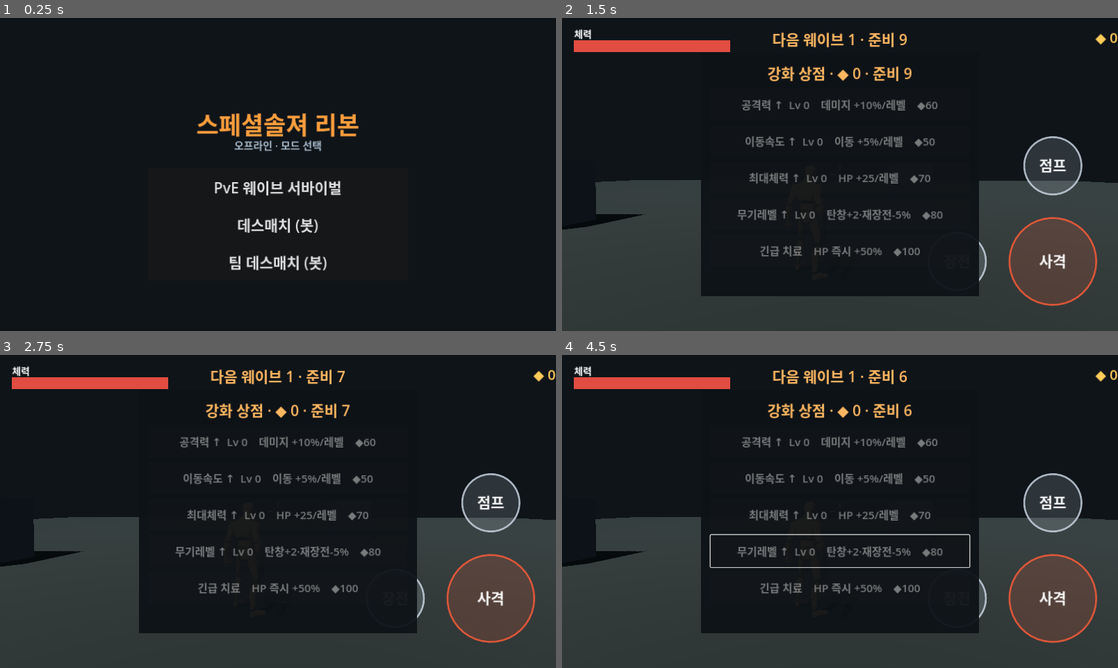
Above: before the commit, frames 1-4 (two rows, left to right).
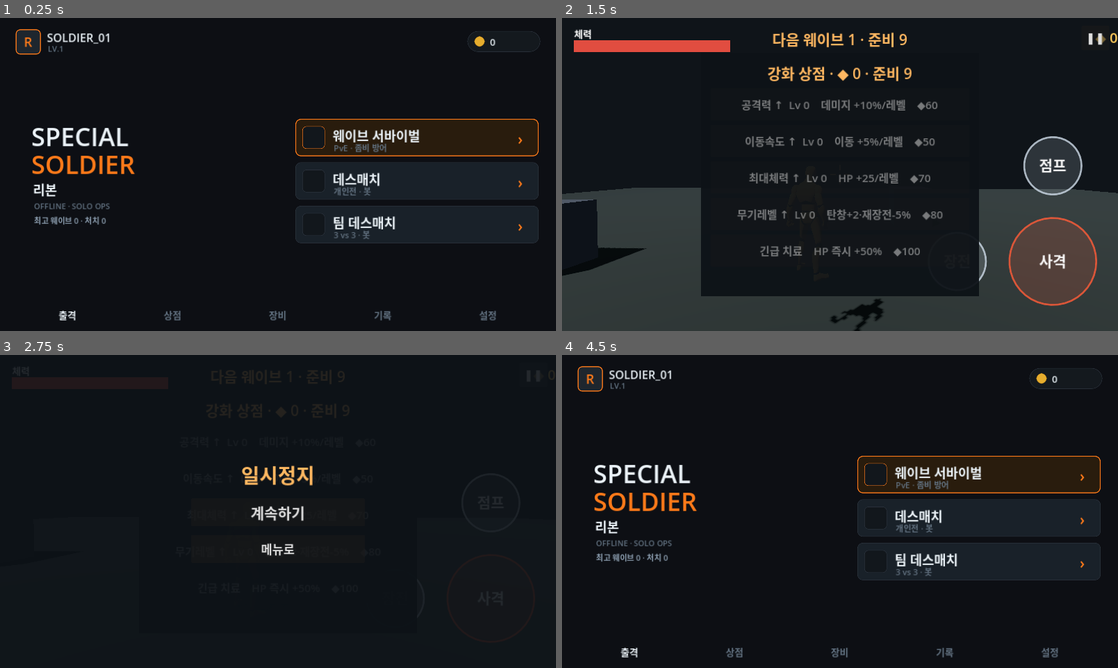
Above: after the commit, the same moments.

Repository: jjongjjongs/Reborn
Game: Godot game, scene res://Menu.tscn
The game is run twice, just before and just after one commit, with the same random seed, the same clock (stepped at 60 frames per second) and the same inputs.
Inputs (mouse positions are in pixels of both pictures, inside the frame that each line leads up to):
- Up to frame 1 (0.25 s): no input
- Up to frame 2 (1.5 s): click (840, 187) at 0.5 s, where only the run before the commit has a clickable "PvE 웨이브 서바이벌"; click (979, 136) at 1.27 s
- Up to frame 3 (2.75 s): click (533, 373) at 2 s, where only the run after the commit has a clickable "❚❚"
- Up to frame 4 (4.5 s): click (840, 511) at 2.75 s, where only the run after the commit has a clickable "계속하기"; click (1095, 373) at 3.5 s, where only the run after the commit has a clickable "❚❚"; click (840, 549) at 4.25 s, where only the run after the commit has a clickable "메뉴로"

The runs differ from the first frame. In frame 1, 11% of the frame differs, in the area x 2-98%, y 3-97%; in frame 2, 3.0%; in frame 3, 35%; in frame 4, 40%, in the area x 0-100%, y 3-100%.

Commit message:
feat: 첫 화면 A 레이아웃 + 일시정지 + 총 자세 수정 (v20)
- menu.gd: 시안 A 적용 — 상단 플레이어 카드/골드(자리), 좌측 로고, 우측 모드
  스택(서바이벌/데스매치/팀전), 하단 탭(출격/상점/장비/기록/설정). 최고 기록 표시.
- pause.gd (autoload Pause): 전 모드 공용 일시정지 버튼 + 계속/메뉴 오버레이.
  모드가 arm(), 결과 화면에서 disarm(). 일시정지 중에도 버튼 동작(PROCESS ALWAYS).
- soldier.gd: 손 뼈 축에 의존하던 소총 부착 제거 → 손 위치를 따라가되 항상
  몸 전방을 향하는 소형 권총으로 교체(틀어짐 해결, 권총 애니 그립에 맞춤).
- 버전 19→20 (1.8→1.9)

Co-Authored-By: Claude Opus 4.8 <noreply@anthropic.com>
Claude-Session: https://claude.ai/code/session_017gCHGQkLFHx2VS6S1QuV14

Diff:
--- a/game/deathmatch.gd
+++ b/game/deathmatch.gd
@@ -30,6 +30,7 @@
 	cam = Camera3D.new(); cam.fov = 65.0; cam.current = true; cam.position = Vector3(0, 2, 5)
 	add_child(cam)
 	_build_hud()
+	Pause.arm()
 	await get_tree().physics_frame
 	await get_tree().physics_frame
 	_spawn_bots()
@@ -143,6 +144,7 @@
 
 func _end_match(winner) -> void:
 	_over = true
+	Pause.disarm()
 	get_tree().paused = true
 	var win: bool = (winner == player)
 	_result.visible = true
--- a/game/main.gd
+++ b/game/main.gd
@@ -14,6 +14,7 @@
 	_build_player()
 	_build_camera()
 	_build_hud()
+	Pause.arm()
 	var wm := WaveManager.new()
 	wm.arena = self
 	wm.player = player
--- a/game/menu.gd
+++ b/game/menu.gd
@@ -1,44 +1,125 @@
 extends Control
-## Title / mode select. Launches a mode scene with a clean run state.
+## Main menu — tactical HUD layout (시안 A). Player card + gold (상단),
+## 로고 (좌), 모드 스택 (우), 하단 탭. Launches a mode with a clean run state.
+
+const ACCENT := Color(1.0, 0.48, 0.10)
+const PANEL := Color(0.10, 0.13, 0.16)
+const PANEL2 := Color(0.12, 0.15, 0.18)
+const LINE := Color(0.17, 0.20, 0.24)
+const FG := Color(0.92, 0.95, 0.97)
+const MUTED := Color(0.55, 0.62, 0.69)
+const DIM := Color(0.38, 0.44, 0.50)
 
 func _ready() -> void:
 	set_anchors_preset(Control.PRESET_FULL_RECT)
 	var bg := ColorRect.new()
-	bg.color = Color(0.06, 0.08, 0.10)
+	bg.color = Color(0.05, 0.06, 0.08)
 	bg.set_anchors_preset(Control.PRESET_FULL_RECT)
 	add_child(bg)
 
-	var title := Label.new()
-	title.text = "스페셜솔져 리본"
-	title.add_theme_font_size_override("font_size", 56)
-	title.add_theme_color_override("font_color", Color(1.0, 0.62, 0.24))
-	title.horizontal_alignment = HORIZONTAL_ALIGNMENT_CENTER
-	title.anchor_left = 0.5; title.anchor_right = 0.5; title.anchor_top = 0.28
-	title.offset_left = -400; title.offset_right = 400; title.offset_top = 0
-	add_child(title)
+	_top_bar()
+	_logo()
+	_mode_stack()
+	_bottom_nav()
 
-	var sub := Label.new()
-	sub.text = "오프라인 · 모드 선택"
-	sub.add_theme_font_size_override("font_size", 24)
-	sub.add_theme_color_override("font_color", Color(0.65, 0.72, 0.78))
-	sub.horizontal_alignment = HORIZONTAL_ALIGNMENT_CENTER
-	sub.anchor_left = 0.5; sub.anchor_right = 0.5; sub.anchor_top = 0.28
-	sub.offset_left = -400; sub.offset_right = 400; sub.offset_top = 72
-	add_child(sub)
+# ---- top bar: avatar + name/level, gold ----
+func _top_bar() -> void:
+	var ava := _panel(Vector2(36, 26), Vector2(58, 58), PANEL2, ACCENT, 2, 10)
+	add_child(ava)
+	var ai := Label.new(); ai.text = "R"
+	ai.add_theme_font_size_override("font_size", 30)
+	ai.add_theme_color_override("font_color", ACCENT)
+	ai.set_anchors_preset(Control.PRESET_FULL_RECT)
+	ai.horizontal_alignment = HORIZONTAL_ALIGNMENT_CENTER
+	ai.vertical_alignment = VERTICAL_ALIGNMENT_CENTER
+	ava.add_child(ai)
 
-	_mode_button("PvE 웨이브 서바이벌", 0.48, "res://Main.tscn")
-	_mode_button("데스매치 (봇)", 0.60, "res://Deathmatch.tscn")
-	_mode_button("팀 데스매치 (봇)", 0.72, "res://TeamDeathmatch.tscn")
+	var nm := _label("SOLDIER_01", 26, FG, false); nm.position = Vector2(108, 26); add_child(nm)
+	var lv := _label("LV.1", 18, DIM, false); lv.position = Vector2(110, 58); add_child(lv)
 
-func _mode_button(txt: String, anchor_y: float, scene: String) -> void:
-	var b := Button.new()
-	b.text = txt
-	b.add_theme_font_size_override("font_size", 34)
-	b.custom_minimum_size = Vector2(0, 86)
-	b.anchor_left = 0.5; b.anchor_right = 0.5; b.anchor_top = anchor_y; b.anchor_bottom = anchor_y
-	b.offset_left = -300; b.offset_right = 300; b.offset_top = 0; b.offset_bottom = 86
-	b.pressed.connect(func() -> void:
+	# gold pill (상점 경제는 2단계 — 자리만)
+	var pill := _panel(Vector2(0, 30), Vector2(168, 48), Color(0.08, 0.10, 0.12), LINE, 1, 24)
+	pill.anchor_left = 1.0; pill.anchor_right = 1.0
+	pill.offset_left = -204; pill.offset_right = -36
+	add_child(pill)
+	var coin := _panel(Vector2(16, 12), Vector2(24, 24), Color(0.90, 0.68, 0.18), Color(0.66, 0.47, 0.10), 1, 12)
+	pill.add_child(coin)
+	var gv := _label("0", 22, FG, true); gv.position = Vector2(52, 10); pill.add_child(gv)
+
+# ---- logo (left) ----
+func _logo() -> void:
+	var k1 := _label("SPECIAL", 58, FG, true); k1.position = Vector2(72, 232); add_child(k1)
+	var k2 := _label("SOLDIER", 58, ACCENT, true); k2.position = Vector2(72, 296); add_child(k2)
+	var sub := _label("리본", 30, FG, true); sub.position = Vector2(76, 372); add_child(sub)
+	var dog := _label("OFFLINE · SOLO OPS", 18, DIM, true); dog.position = Vector2(78, 420); add_child(dog)
+	var rec := _label("최고 웨이브 %d · 처치 %d" % [Controls.best_wave, Controls.best_kills], 18, MUTED, false)
+	rec.position = Vector2(78, 452); add_child(rec)
+
+# ---- mode stack (right) ----
+func _mode_stack() -> void:
+	_mode("웨이브 서바이벌", "PvE · 좀비 방어", "res://Main.tscn", 232, true)
+	_mode("데스매치", "개인전 · 봇", "res://Deathmatch.tscn", 332, false)
+	_mode("팀 데스매치", "3 vs 3 · 봇", "res://TeamDeathmatch.tscn", 432, false)
+
+func _mode(title: String, subtitle: String, scene: String, y: float, primary: bool) -> void:
+	var p := Control.new()
+	p.anchor_left = 1.0; p.anchor_right = 1.0
+	p.offset_left = -600; p.offset_right = -40
+	p.offset_top = y; p.offset_bottom = y + 86
+	add_child(p)
+	var bgp := Panel.new()
+	bgp.set_anchors_preset(Control.PRESET_FULL_RECT)
+	bgp.add_theme_stylebox_override("panel", _sb(PANEL if not primary else Color(0.16, 0.11, 0.05), ACCENT if primary else LINE, 2 if primary else 1, 12))
+	p.add_child(bgp)
+	var ic := _panel(Vector2(16, 17), Vector2(52, 52), Color(0.07, 0.09, 0.11), ACCENT if primary else LINE, 1, 9)
+	p.add_child(ic)
+	var t := _label(title, 30, FG, false); t.position = Vector2(86, 16); p.add_child(t)
+	var s := _label(subtitle, 19, DIM, false); s.position = Vector2(88, 52); p.add_child(s)
+	var arr := _label("›", 34, ACCENT, true)
+	arr.anchor_left = 1.0; arr.anchor_right = 1.0; arr.position = Vector2(0, 0)
+	arr.offset_left = -48; arr.offset_right = -18; arr.offset_top = 22
+	p.add_child(arr)
+	var btn := Button.new()
+	btn.flat = true; btn.focus_mode = Control.FOCUS_NONE
+	btn.set_anchors_preset(Control.PRESET_FULL_RECT)
+	btn.pressed.connect(func() -> void:
 		Sfx.play("ui")
 		Controls.reset()
 		get_tree().change_scene_to_file(scene))
-	add_child(b)
+	p.add_child(btn)
+
+# ---- bottom nav ----
+func _bottom_nav() -> void:
+	var bar := HBoxContainer.new()
+	bar.anchor_left = 0.0; bar.anchor_right = 1.0; bar.anchor_top = 1.0; bar.anchor_bottom = 1.0
+	bar.offset_left = 40; bar.offset_right = -40; bar.offset_top = -64; bar.offset_bottom = -12
+	bar.alignment = BoxContainer.ALIGNMENT_CENTER
+	bar.add_theme_constant_override("separation", 10)
+	add_child(bar)
+	for i in ["출격", "상점", "장비", "기록", "설정"]:
+		var l := Label.new(); l.text = i
+		l.add_theme_font_size_override("font_size", 22)
+		l.add_theme_color_override("font_color", FG if i == "출격" else DIM)
+		l.horizontal_alignment = HORIZONTAL_ALIGNMENT_CENTER
+		l.size_flags_horizontal = Control.SIZE_EXPAND_FILL
+		bar.add_child(l)
+
+# ---- helpers ----
+func _label(txt: String, size: int, col: Color, bold: bool) -> Label:
+	var l := Label.new(); l.text = txt
+	l.add_theme_font_size_override("font_size", size)
+	l.add_theme_color_override("font_color", col)
+	return l
+
+func _panel(pos: Vector2, sz: Vector2, bg: Color, border: Color, bw: int, rad: int) -> Panel:
+	var p := Panel.new()
+	p.position = pos; p.size = sz
+	p.add_theme_stylebox_override("panel", _sb(bg, border, bw, rad))
+	return p
+
+func _sb(bg: Color, border: Color, bw: int, rad: int) -> StyleBoxFlat:
+	var s := StyleBoxFlat.new()
+	s.bg_color = bg
+	s.set_border_width_all(bw); s.border_color = border
+	s.set_corner_radius_all(rad)
+	return s
--- /dev/null
+++ b/game/pause.gd
@@ -0,0 +1,87 @@
+extends CanvasLayer
+## Shared pause button + overlay (autoload). Gameplay modes call Pause.arm() in
+## _ready and Pause.disarm() when a result screen takes over. Runs while paused
+## (process_mode ALWAYS) so its buttons stay responsive.
+
+var _paused_by_us := false
+var _btn: Button
+var _overlay: Control
+
+func _ready() -> void:
+	layer = 90
+	process_mode = Node.PROCESS_MODE_ALWAYS
+	_build()
+	disarm()
+
+func arm() -> void:
+	if _btn: _btn.visible = true
+
+func disarm() -> void:
+	if _btn: _btn.visible = false
+	if _overlay: _overlay.visible = false
+	if _paused_by_us:
+		get_tree().paused = false
+		_paused_by_us = false
+
+func _build() -> void:
+	_btn = Button.new()
+	_btn.text = "❚❚"
+	_btn.add_theme_font_size_override("font_size", 26)
+	_btn.focus_mode = Control.FOCUS_NONE
+	_btn.anchor_left = 1.0; _btn.anchor_right = 1.0
+	_btn.offset_left = -84; _btn.offset_right = -20
+	_btn.offset_top = 18; _btn.offset_bottom = 74
+	_btn.pressed.connect(_open)
+	add_child(_btn)
+
+	_overlay = Control.new()
+	_overlay.set_anchors_preset(Control.PRESET_FULL_RECT)
+	_overlay.mouse_filter = Control.MOUSE_FILTER_STOP
+	var bg := ColorRect.new(); bg.color = Color(0.05, 0.07, 0.09, 0.9)
+	bg.set_anchors_preset(Control.PRESET_FULL_RECT)
+	_overlay.add_child(bg)
+	var v := VBoxContainer.new()
+	v.alignment = BoxContainer.ALIGNMENT_CENTER
+	v.anchor_left = 0.5; v.anchor_right = 0.5; v.anchor_top = 0.5; v.anchor_bottom = 0.5
+	v.offset_left = -200; v.offset_right = 200; v.offset_top = -150; v.offset_bottom = 150
+	v.add_theme_constant_override("separation", 20)
+	_overlay.add_child(v)
+	var t := Label.new(); t.text = "일시정지"
+	t.add_theme_font_size_override("font_size", 46)
+	t.add_theme_color_override("font_color", Color(1.0, 0.72, 0.38))
+	t.horizontal_alignment = HORIZONTAL_ALIGNMENT_CENTER
+	v.add_child(t)
+	v.add_child(_menu_btn("계속하기", 34, _resume))
+	v.add_child(_menu_btn("메뉴로", 28, _to_menu))
+	add_child(_overlay)
+
+func _menu_btn(txt: String, fs: int, cb: Callable) -> Button:
+	var b := Button.new(); b.text = txt
+	b.add_theme_font_size_override("font_size", fs)
+	b.custom_minimum_size = Vector2(300, 64)
+	b.focus_mode = Control.FOCUS_NONE
+	b.pressed.connect(cb)
+	return b
+
+func _open() -> void:
+	if get_tree().paused:
+		return   # already paused by something else (e.g. result/shop)
+	Sfx.play("ui")
+	get_tree().paused = true
+	_paused_by_us = true
+	_overlay.visible = true
+
+func _resume() -> void:
+	Sfx.play("ui")
+	get_tree().paused = false
+	_paused_by_us = false
+	_overlay.visible = false
+
+func _to_menu() -> void:
+	Sfx.play("ui")
+	get_tree().paused = false
+	_paused_by_us = false
+	_overlay.visible = false
+	disarm()
+	Controls.reset()
+	get_tree().change_scene_to_file("res://Menu.tscn")
--- a/game/project.godot
+++ b/game/project.godot
@@ -13,6 +13,7 @@
 Controls="*res://controls.gd"
 Sfx="*res://sfx.gd"
 Fx="*res://fx.gd"
+Pause="*res://pause.gd"
 
 [display]
 
--- a/game/result.gd
+++ b/game/result.gd
@@ -14,6 +14,7 @@
 var _menu_btn: Button
 
 func _ready() -> void:
+	Pause.disarm()
 	process_mode = Node.PROCESS_MODE_ALWAYS
 	mouse_filter = Control.MOUSE_FILTER_IGNORE
 
--- a/game/soldier.gd
+++ b/game/soldier.gd
@@ -10,6 +10,8 @@
 
 var _ap: AnimationPlayer
 var _sk: Skeleton3D
+var _gun: Node3D
+var _hand_idx := -1
 var _loco := 0.0
 var _aiming := false
 var _dead := false
@@ -27,7 +29,7 @@
 			_sk = n
 		elif n is MeshInstance3D:
 			_tint(n, team_color, gear)
-	_attach_rifle()
+	_build_gun()
 	if _ap:
 		_ap.play("Idle")
 		_base = "Idle"
@@ -55,6 +57,7 @@
 			_base = "Death01"
 
 func _process(dt: float) -> void:
+	_update_gun()
 	if _ap == null or _dead:
 		return
 	if _oneshot > 0.0:
@@ -82,22 +85,38 @@
 		m1.albedo_color = gear
 		mi.set_surface_override_material(1, m1)
 
-func _attach_rifle() -> void:
-	if _sk == null:
+func _build_gun() -> void:
+	# A compact pistol that sits in the hand but always points along the body's
+	# forward (aim) direction, so it never depends on the hand bone's local axes.
+	if _sk != null:
+		_hand_idx = _sk.find_bone("DEF-hand.R")
+	_gun = Node3D.new()
+	add_child(_gun)
+	var dark := StandardMaterial3D.new(); dark.albedo_color = Color(0.07, 0.07, 0.09)
+	# slide/barrel (extends forward along -Z)
+	var barrel := MeshInstance3D.new()
+	var b := BoxMesh.new(); b.size = Vector3(0.05, 0.08, 0.24); barrel.mesh = b
+	barrel.material_override = dark; barrel.position = Vector3(0, 0, -0.1)
+	_gun.add_child(barrel)
+	# grip (down)
+	var grip := MeshInstance3D.new()
+	var g := BoxMesh.new(); g.size = Vector3(0.045, 0.12, 0.06); grip.mesh = g
+	grip.material_override = dark; grip.position = Vector3(0, -0.07, 0.02)
+	_gun.add_child(grip)
+
+func _update_gun() -> void:
+	if _gun == null or _sk == null or _hand_idx < 0:
 		return
-	var idx := _sk.find_bone("DEF-hand.R")
-	if idx < 0:
-		return
-	var ba := BoneAttachment3D.new()
-	ba.bone_name = "DEF-hand.R"
-	_sk.add_child(ba)
-	var gun := MeshInstance3D.new()
-	var bm := BoxMesh.new(); bm.size = Vector3(0.055, 0.11, 0.5)
-	gun.mesh = bm
-	var gmat := StandardMaterial3D.new(); gmat.albedo_color = Color(0.07, 0.07, 0.09)
-	gun.material_override = gmat
-	gun.position = Vector3(0.0, -0.02, -0.18)
-	ba.add_child(gun)
+	var hand_w: Vector3 = (_sk.global_transform * _sk.get_bone_global_pose(_hand_idx)).origin
+	_gun.global_position = hand_w
+	var body := get_parent()
+	var fwd: Vector3 = -global_transform.basis.z
+	if body is Node3D:
+		fwd = -(body as Node3D).global_transform.basis.z
+	var tgt := hand_w + fwd
+	if hand_w.distance_to(tgt) > 0.001:
+		_gun.look_at(tgt, Vector3.UP)
+	_gun.visible = visible and not _dead
 
 func _all(n: Node) -> Array:
 	var o: Array = [n]
--- a/game/team_deathmatch.gd
+++ b/game/team_deathmatch.gd
@@ -34,6 +34,7 @@
 	cam = Camera3D.new(); cam.fov = 65.0; cam.current = true; cam.position = Vector3(0, 2, 5)
 	add_child(cam)
 	_build_hud()
+	Pause.arm()
 	await get_tree().physics_frame
 	await get_tree().physics_frame
 	_spawn_bots()
@@ -113,6 +114,7 @@
 
 func _end_match(winner_team: int) -> void:
 	_over = true
+	Pause.disarm()
 	get_tree().paused = true
 	_result.visible = true
 	var v := _result.get_node("v")
Not shown, changed: game/export_presets.cfg
